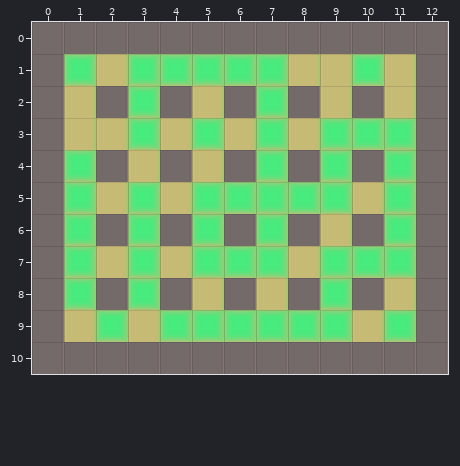
Tiled map -- mapamenu/resources/mapas/0mapa1.tmx. Above: the version before the commit.
Cells are 32x32 px. Shown: x 0..12, y 0..10.
Once edited:
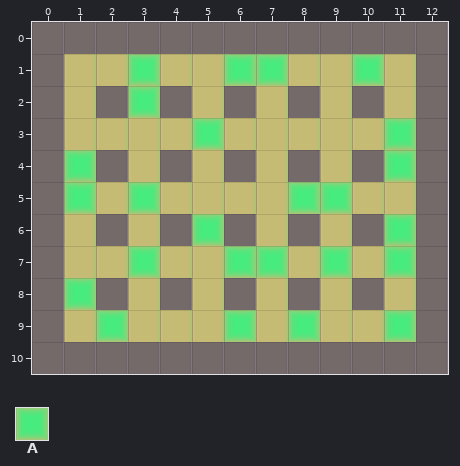
Key: from "tile": A 2.
_ is an empty cell, . an unchanged one.
See-through tiles are keyed as they look on the map.
The exact change:
--- layer "piedras"
@@ x 1..11 @@
- 1 A..AA......
- 2 ......A....
- 3 ..A...A.AA.
- 4 ......A.A..
- 5 ....AAA...A
- 6 A.A...A....
- 7 A...A....A.
- 8 ..A.....A..
- 9 ...AA.A.A..
+ 1 _..__......
+ 2 ......_....
+ 3 .._..._.__.
+ 4 ......_._..
+ 5 ....___..._
+ 6 _._..._....
+ 7 _..._...._.
+ 8 .._....._..
+ 9 ...__._._..
